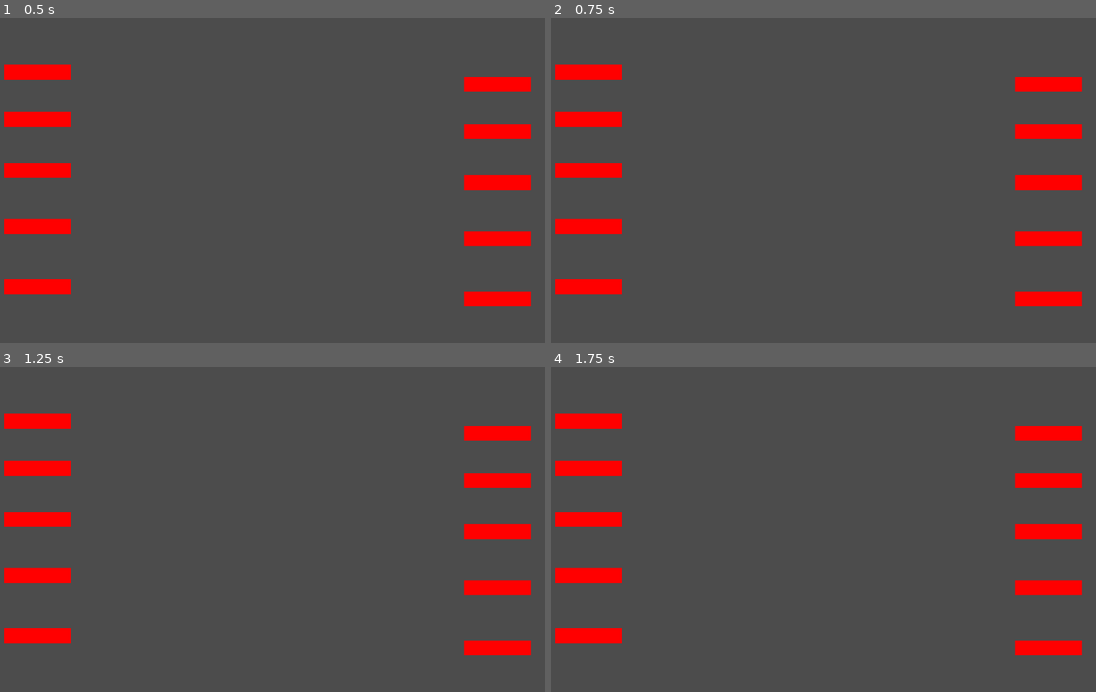
Above: before the commit, frames 1-4 (two rows, left to right).
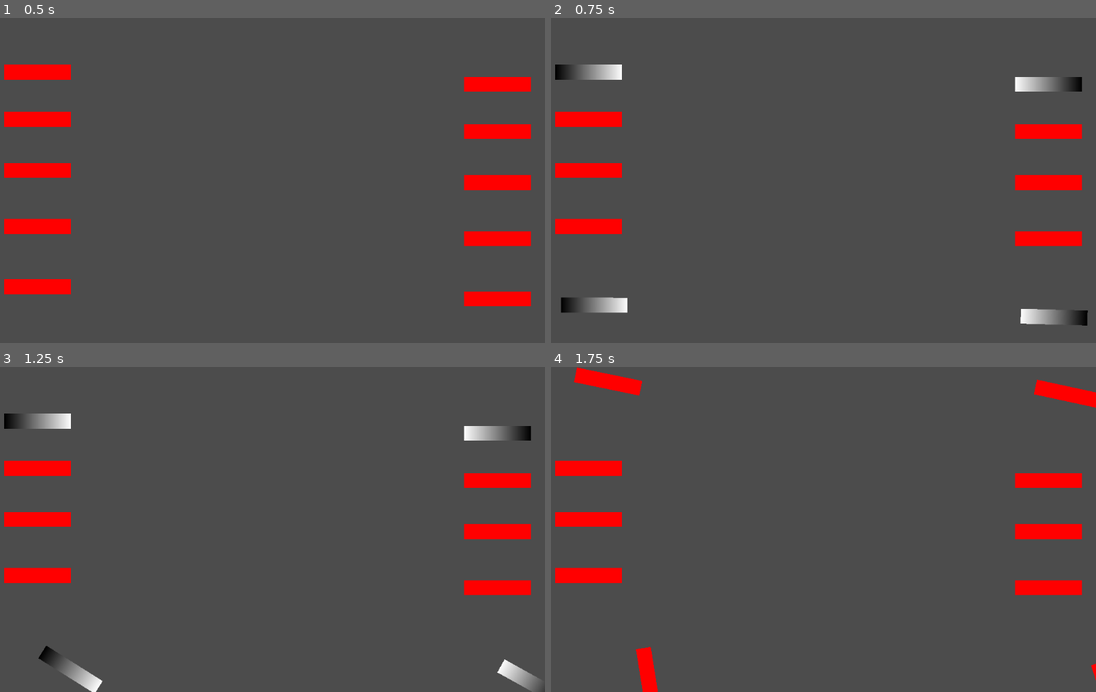
Above: after the commit, the same moments.

Repository: TheCatalyyst/LD41-les_cartes
Game: Godot game, scene res://Game.tscn
Two runs of this game, one before a commit and one after it. Both use one fixed random seed, a clock stepped at 60 frames per second and the inputs below.
Inputs:
- Up to frame 1 (0.5 s): no input
- Up to frame 2 (0.75 s): tap Enter at 0.5 s; hold Up (ui_up) from 0.53 s (still down); tap Space (ui_select) at 0.6 s
- Up to frame 3 (1.25 s): keep holding Up (ui_up); tap Space (ui_select) at 0.77, 1.07 s
- Up to frame 4 (1.75 s): release Up (ui_up) at 1.28 s; hold Down (ui_down) from 1.28 s (still down); tap Space (ui_select) at 1.35, 1.52 s

Frame 1 is identical in both runs. In frame 2, 3.2% of the frame differs, in the area x 0-99%, y 14-95%; in frame 3, 3.1%; in frame 4, 3.8%, in the area x 0-100%, y 0-100%.
Error before the commit: Invalid call. Nonexistent function 'retourner_carte' in base 'Position2D (conteneur_carte.gd)'. (res://joueur.gd:18)

Commit message:
Lien action carte

Diff:
--- a/cartes/carte_base.tscn
+++ b/cartes/carte_base.tscn
@@ -29,7 +29,7 @@
 custom_solver_bias = 0.0
 extents = Vector2( 61.091, 76.0665 )
 
-[node name="carte_base" type="RigidBody2D" index="0"]
+[node name="carte_base" type="RigidBody2D"]
 
 input_pickable = false
 collision_layer = 1
@@ -53,6 +53,7 @@
 _sections_unfolded = [ "Angular", "Linear", "Transform" ]
 speed = 100.0
 rot = 1.0
+player = null
 dmgToPlayer = null
 
 [node name="cache" type="Sprite" parent="." index="0"]
--- a/cartes/carte_shield.tscn
+++ b/cartes/carte_shield.tscn
@@ -6,8 +6,6 @@
 [node name="carte_base" index="0" instance=ExtResource( 1 )]
 
 script = ExtResource( 2 )
-_sections_unfolded = [ "Transform" ]
 rot = 2.0
 player = 1
 dmgToPlayer = 1
-HP = 3
--- a/joueur.gd
+++ b/joueur.gd
@@ -1,6 +1,5 @@
 extends Node2D
 
-export(int) var nb_cartes
 export(int) var carte_select
 export(float) var vie
 export(Array) var pioche
@@ -13,12 +12,20 @@
 	piocher_carte()
 
 func _process(delta):
+	if(Input.is_action_just_pressed("ui_down")):
+		$Cartes.get_child(carte_select).get_child(0).retourner_carte()
+		carte_select = carte_select + 1
+		if(carte_select == $Cartes.get_child_count()):
+			carte_select = 0
+		$Cartes.get_child(carte_select).get_child(0).retourner_carte()
 	if(Input.is_action_just_pressed("ui_up")):
-		carte_select = (carte_select + 1) % nb_cartes
-		$Cartes.get_child(carte_select).retourner_carte()
-	if(Input.is_action_just_pressed("ui_down")):
-		carte_select = (carte_select - 1) % nb_cartes
-		$Cartes.get_child(carte_select).retourner_carte()
+		$Cartes.get_child(carte_select).get_child(0).retourner_carte()
+		carte_select = (carte_select - 1)
+		if(carte_select < 0):
+			carte_select = $Cartes.get_child_count() - 1
+		$Cartes.get_child(carte_select).get_child(0).retourner_carte()
+	if(Input.is_action_just_pressed("ui_select")):
+		$Cartes.get_child(carte_select).get_child(0).lancer(Vector2(1,0))
 
 func _on_Area2D_body_entered(body):
 	vie -= 1
--- a/joueur.tscn
+++ b/joueur.tscn
@@ -9,13 +9,12 @@
 normal = Vector2( 0, -1 )
 d = 0.0
 
-[node name="joueur" type="Node2D" index="0"]
+[node name="joueur" type="Node2D"]
 
 script = ExtResource( 1 )
-nb_cartes = 1
 carte_select = 0
 vie = 1.0
-pioche = [ "res://cartes/carte_base.tscn" ]
+pioche = [ "res://cartes/carte_attack.tscn", "res://cartes/carte_shield.tscn" ]
 
 [node name="Area2D" type="Area2D" parent="." index="0"]
 
@@ -35,6 +34,8 @@
 _sections_unfolded = [ "Transform" ]
 
 [node name="Cartes" type="Node2D" parent="." index="1"]
+
+editor/display_folded = true
 
 [node name="conteneur" parent="Cartes" index="0" instance=ExtResource( 2 )]
 
